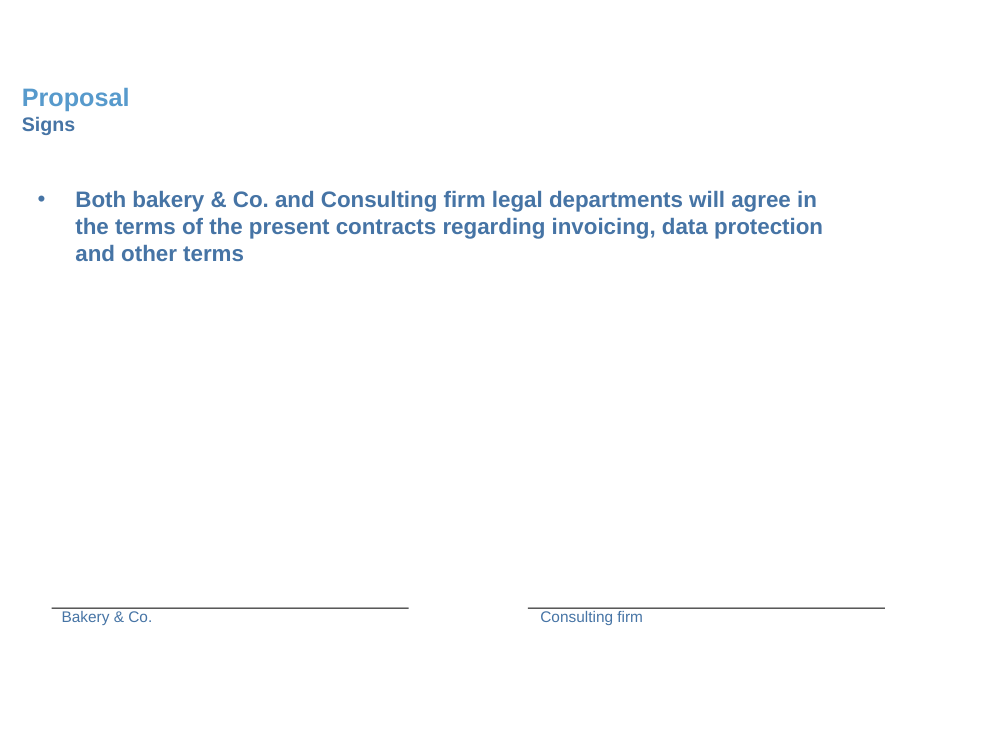
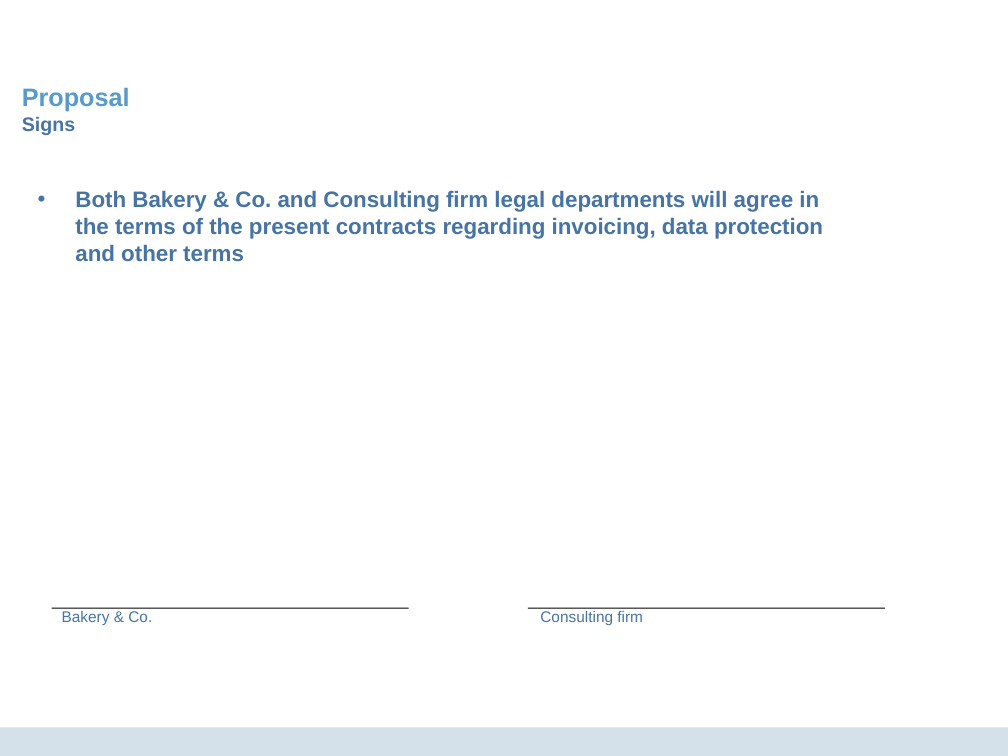
Before and after one commit to DanielMCM/Bakery-Co, a slide deck: slide 18 of 00 Deliverables/Proposal_v2.ppt. Drawn at 1008x756 pixels with LibreOffice and Linux fonts; fonts in the diff are those of the drawing; background and template pictures are left out. Boxes give left, top, right and bottom in pixels: in the first picture for what was removed or moved away, otherwise in the second. Text is boxed around its words. In the diff, an @@ line names an element or a change of style, - is before the commit and + after.

Commit message:
Update doc and ppt. Review and grammar mispellings. Minor fix in history_server reference.

```diff
--- a/00 Deliverables/Proposal_v2.ppt
+++ b/00 Deliverables/Proposal_v2.ppt
@@ text at box(75, 190, 823, 261): text changed @@
-• Both bakery & Co. and Consulting firm legal departments will agree in the terms of the present contracts regarding invoicing, data protection and other terms
+• Both Bakery & Co. and Consulting firm legal departments will agree in the terms of the present contracts regarding invoicing, data protection and other terms
@@ rectangle added at box(0, 728, 1008, 756), fill #D5E1EA @@
```
Also in this commit, not shown: 14 other slides changed, 2 other files.
